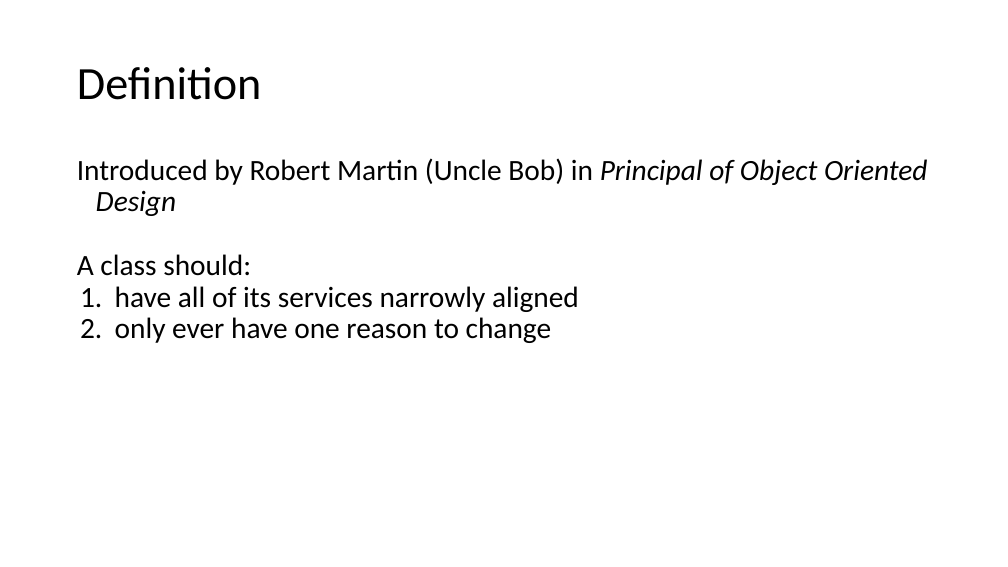
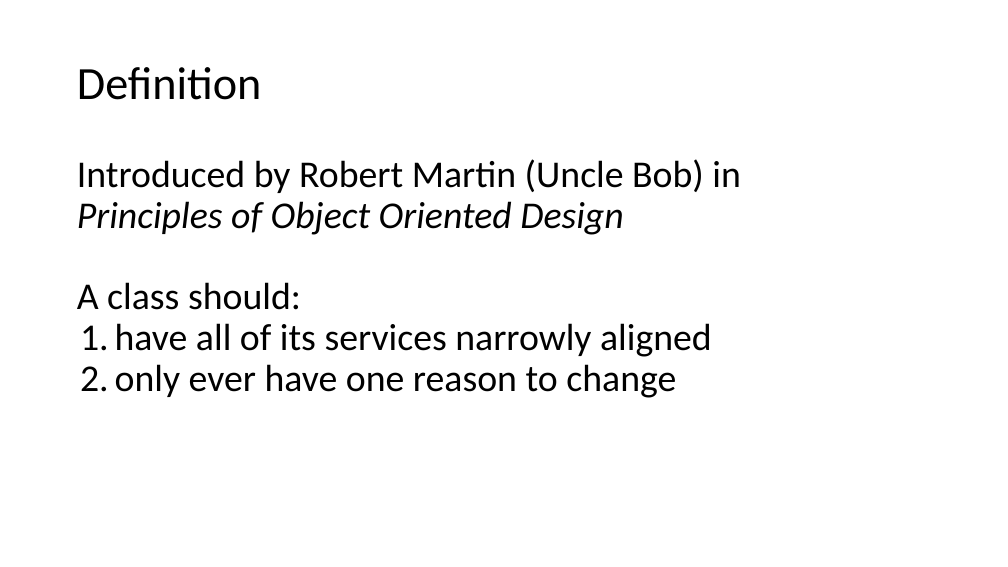
Before and after one commit to PhilipJordan/SOLID, a slide deck: slide 2 of Presentations/Single Responsibility Redux.pptx. Drawn at 1008x567 pixels with LibreOffice and Linux fonts; fonts in the diff are those of the drawing; background and template pictures are left out. Boxes give left, top, right and bottom in pixels: in the first picture for what was removed or moved away, otherwise in the second. Text is boxed around its words. In the diff, an @@ line names an element or a change of style, - is before the commit and + after.

```diff
--- a/Presentations/Single Responsibility Redux.pptx
+++ b/Presentations/Single Responsibility Redux.pptx
@@ text at (77,159,741,235): text changed; size 28 to 36 pt @@
-Introduced by Robert Martin (Uncle Bob) in Principal of Object Oriented Design
+Introduced by Robert Martin (Uncle Bob) in
+Principles of Object Oriented Design
@@ text at (77,282,712,398): size 28 to 36 pt in "A class should:", "have all of its services narrowly aligned", "only ever have one reason to change" @@
```
Also in this commit, not shown: 4 other slides changed, 4 slides added, 3 slides removed, 1 other file.
